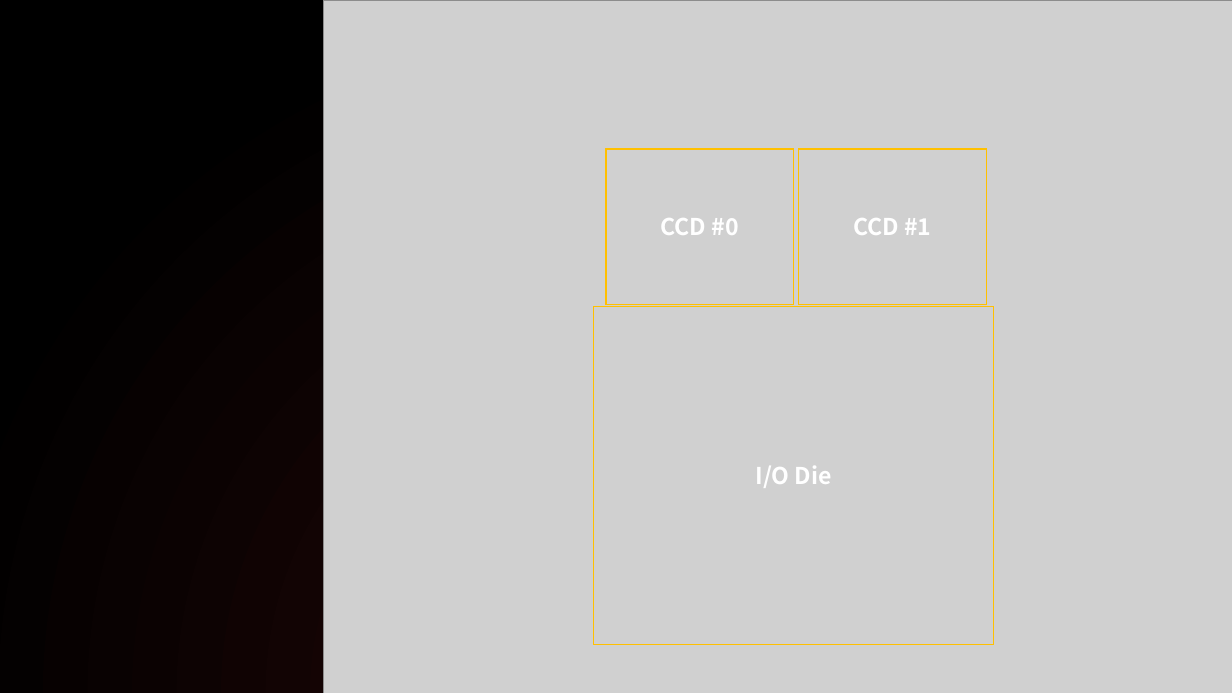
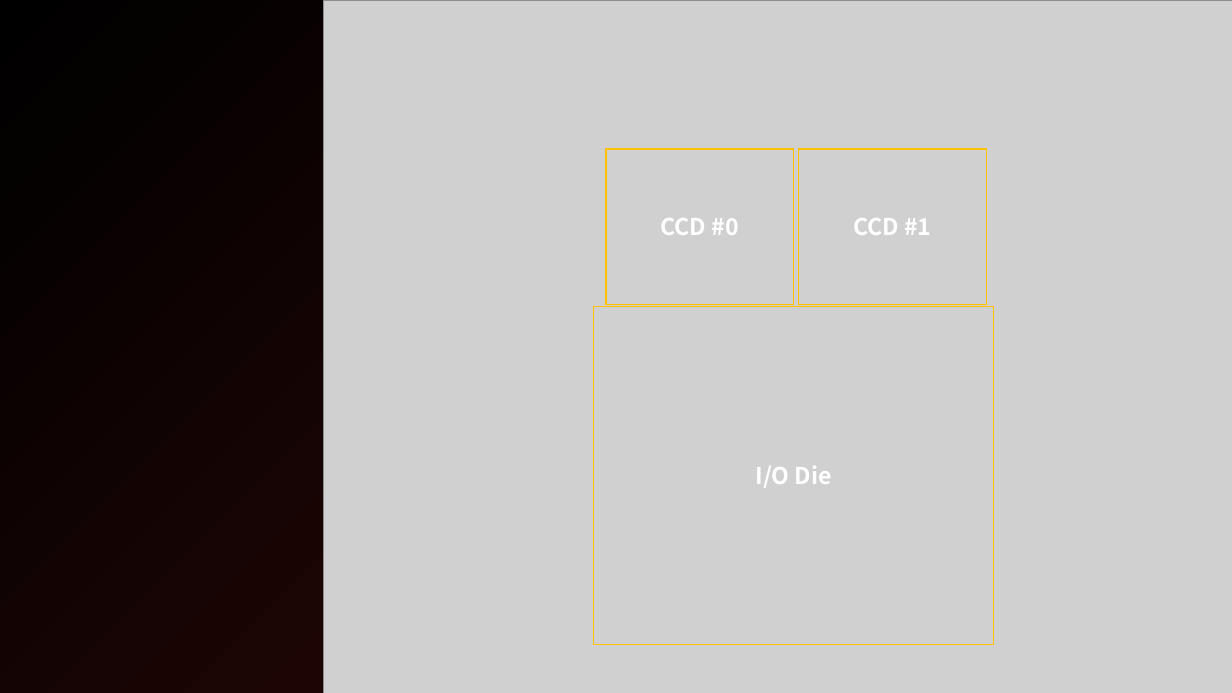
Before and after one commit to weisiangXD/Skynet, a slide deck: slide 4 of 2025 計算機結構專案/17e達不溜(nEW)/114514.pptx. Drawn at 1232x693 pixels with LibreOffice and Linux fonts; fonts in the diff are those of the drawing; grey boxes stand for pictures. Boxes give left, top, right and bottom in pixels: in the first picture for what was removed or moved away, otherwise in the second. Text is boxed around its words. In the diff, an @@ line names an element or a change of style, - is before the commit and + after.

```diff
--- a/2025 計算機結構專案/17e達不溜(nEW)/114514.pptx
+++ b/2025 計算機結構專案/17e達不溜(nEW)/114514.pptx
@@ background gradient #140404 to #000000 to gradient #140404 to #230606 to #000000 @@
```
Also in this commit, not shown: 4 other slides changed, 16 slides added, 19 other files.
